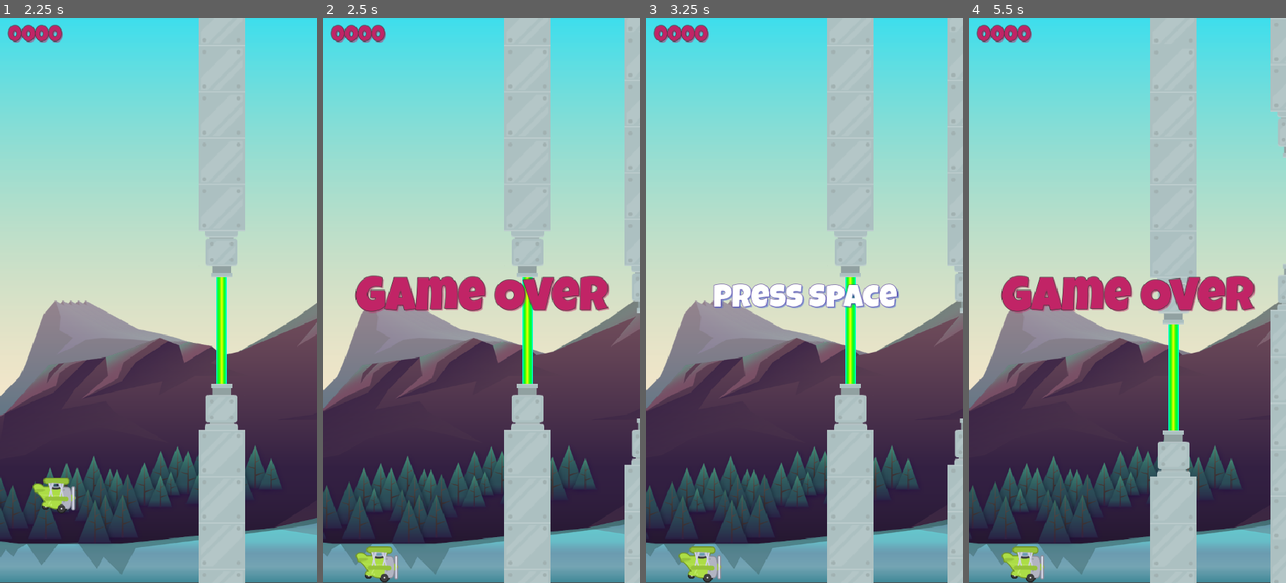
Above: before the commit, frames 1-4 (left to right).
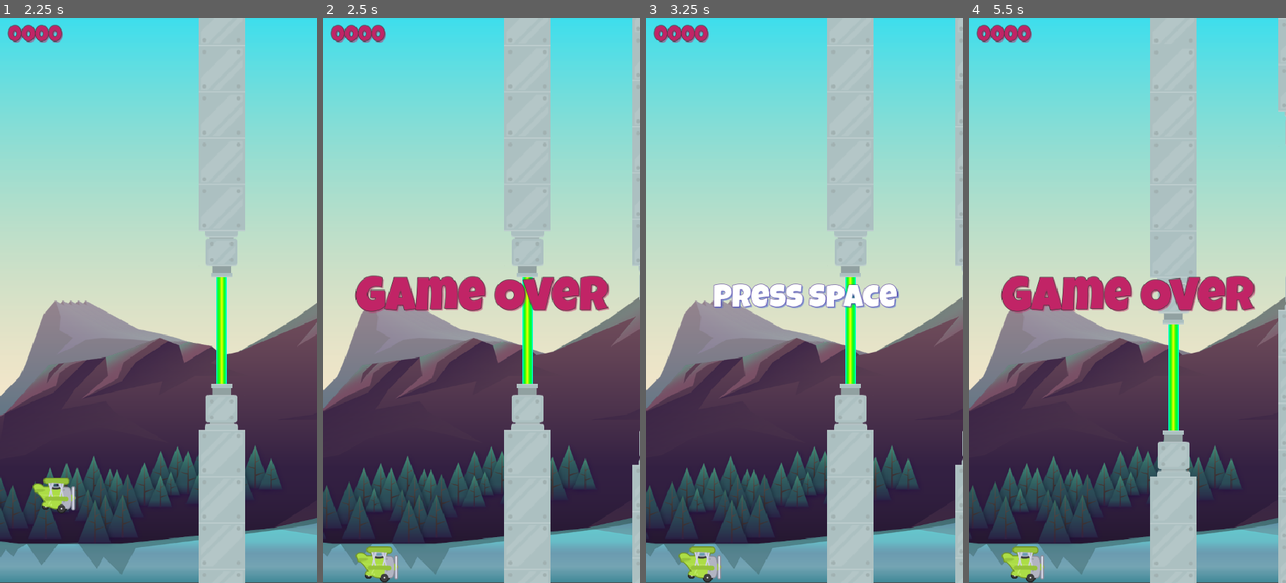
Above: after the commit, the same moments.

Repository: Peter-Pander/Tappy
Game: Godot game, scene res://Scenes/Main/Main.tscn
The game is run twice, just before and just after one commit, with the same random seed, the same clock (stepped at 60 frames per second) and the same inputs.
Inputs:
- Up to frame 1 (2.25 s): tap Space (jump) at 0.77, 1.52 s
- Up to frame 2 (2.5 s): no input
- Up to frame 3 (3.25 s): tap Enter at 2.75 s; tap Space (jump) at 3.02 s
- Up to frame 4 (5.5 s): tap Space (jump) at 3.5, 3.77, 4.52 s

Frame 1 is identical in both runs. In frame 2, 1.9% of the frame differs, in the area x 95-100%, y 0-100%; in frame 3, 1.9%; in frame 4, 1.9%.

Commit message:
Change spawning time of pipes

Diff:
--- a/Scenes/Game/Game.tscn
+++ b/Scenes/Game/Game.tscn
@@ -26,7 +26,7 @@
 [node name="PipesHolder" type="Node" parent="."]
 
 [node name="SpawnTimer" type="Timer" parent="."]
-wait_time = 1.5
+wait_time = 1.6
 autostart = true
 
 [node name="UpperPoint" type="Marker2D" parent="."]
